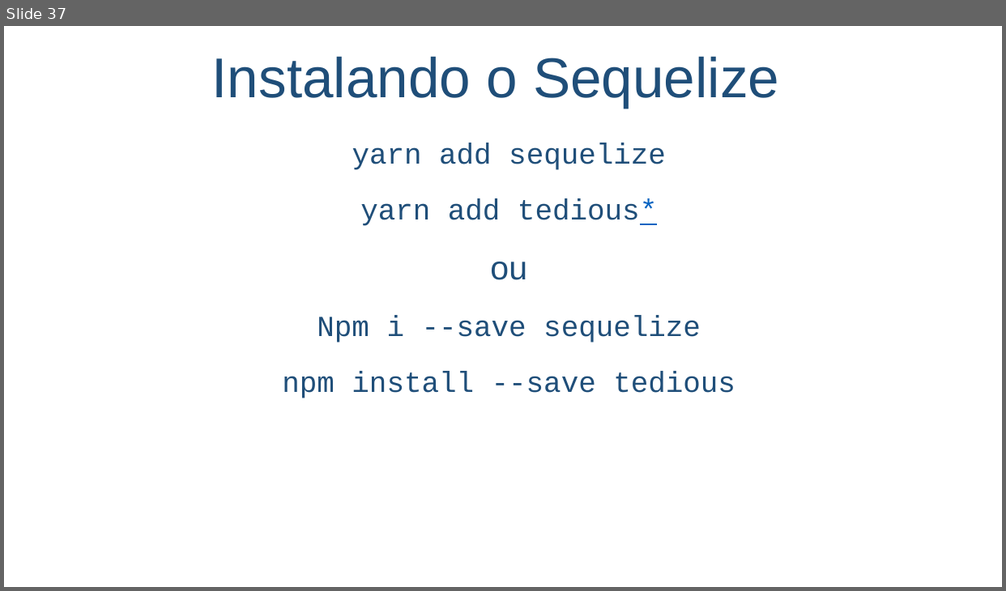
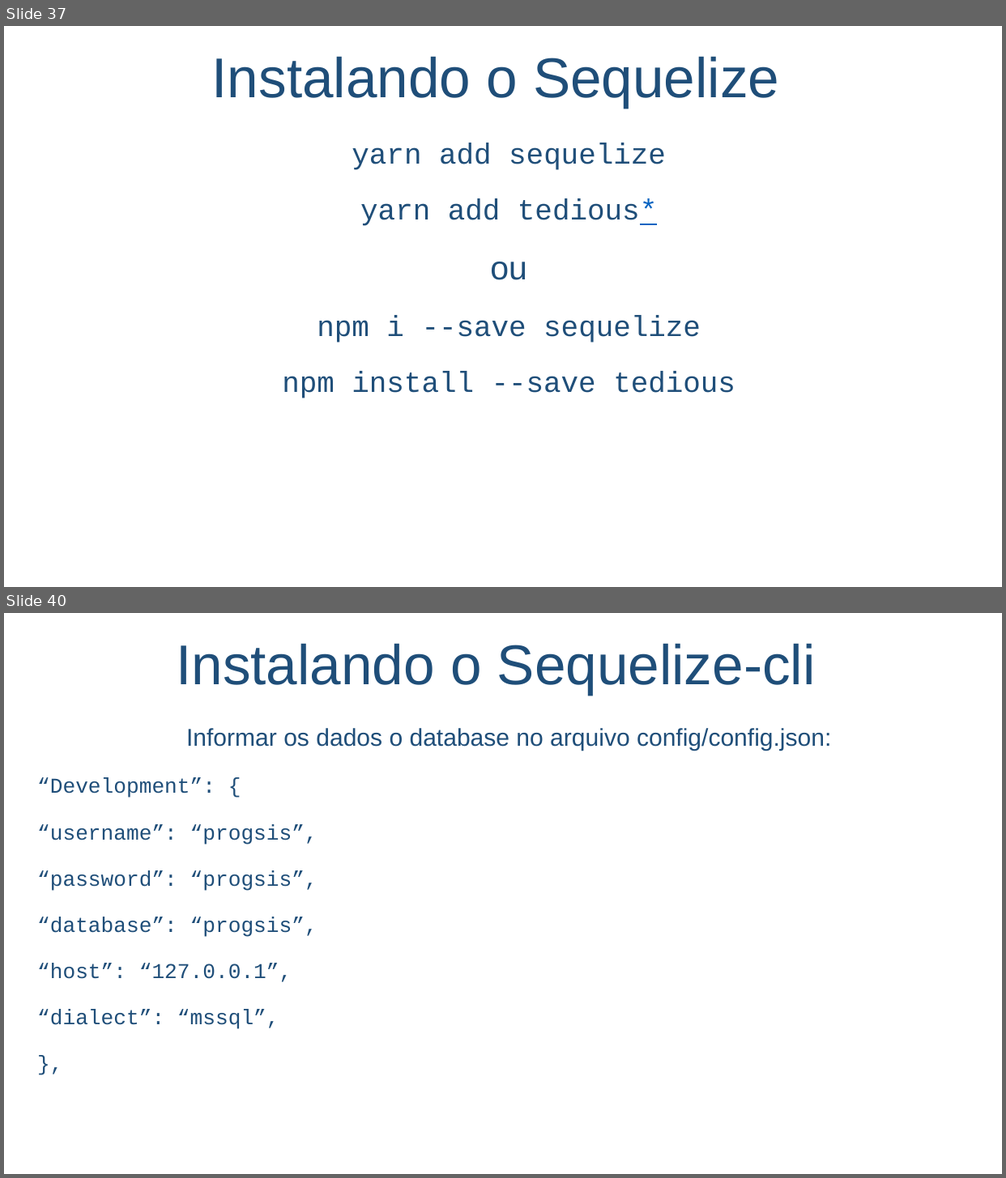
Before and after one commit to salmo-jr/public-slides, a slide deck: node-js.pptx. Shown one above the other, each under a label of ours: slide 37 before the commit, slides 37 and 40 after it; the slides between them are not shown. The pictures are 1006x591 and 1006x1178 pixels, drawn with LibreOffice and Linux fonts; fonts in the diff are those of the drawing; background and template pictures are left out. Boxes give left, top, right and bottom in pixels: in the first picture for what was removed or moved away, otherwise in the second. Text is boxed around its words. In the diff, an @@ line names an element or a change of style, - is before the commit and + after.

```diff
--- a/node-js.pptx
+++ b/node-js.pptx
@@ slide 40 added at <box>4,613,1002,1174</box>, background picture (left out) @@
@@ text added at <box>176,643,816,695</box>, 54 pt, text #1F4E79 @@
+Instalando o Sequelize-cli
@@ text added at <box>37,728,831,1029</box>, 20.4 pt, text #1F4E79 @@
+Informar os dados o database no arquivo config/config.json:
+“Development”: {
+“username”: “progsis”,
+“password”: “progsis”,
+“database”: “progsis”,
+“host”: “127.0.0.1”,
+“dialect”: “mssql”,
+},
@@ slide 37 changed as well @@
@@ text at <box>317,316,701,343</box>: text changed @@
-Npm i --save sequelize
+npm i --save sequelize
```
Also in this commit, not shown: 3 other slides changed, 3 other slides added.
